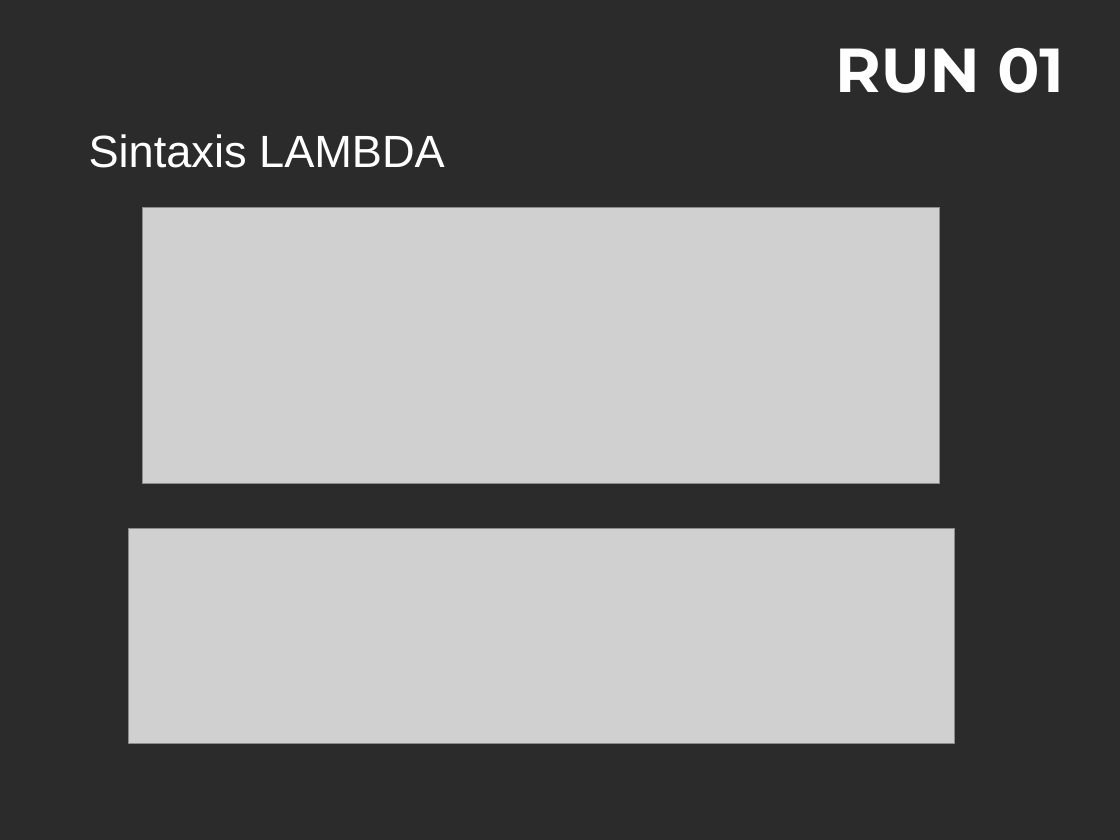
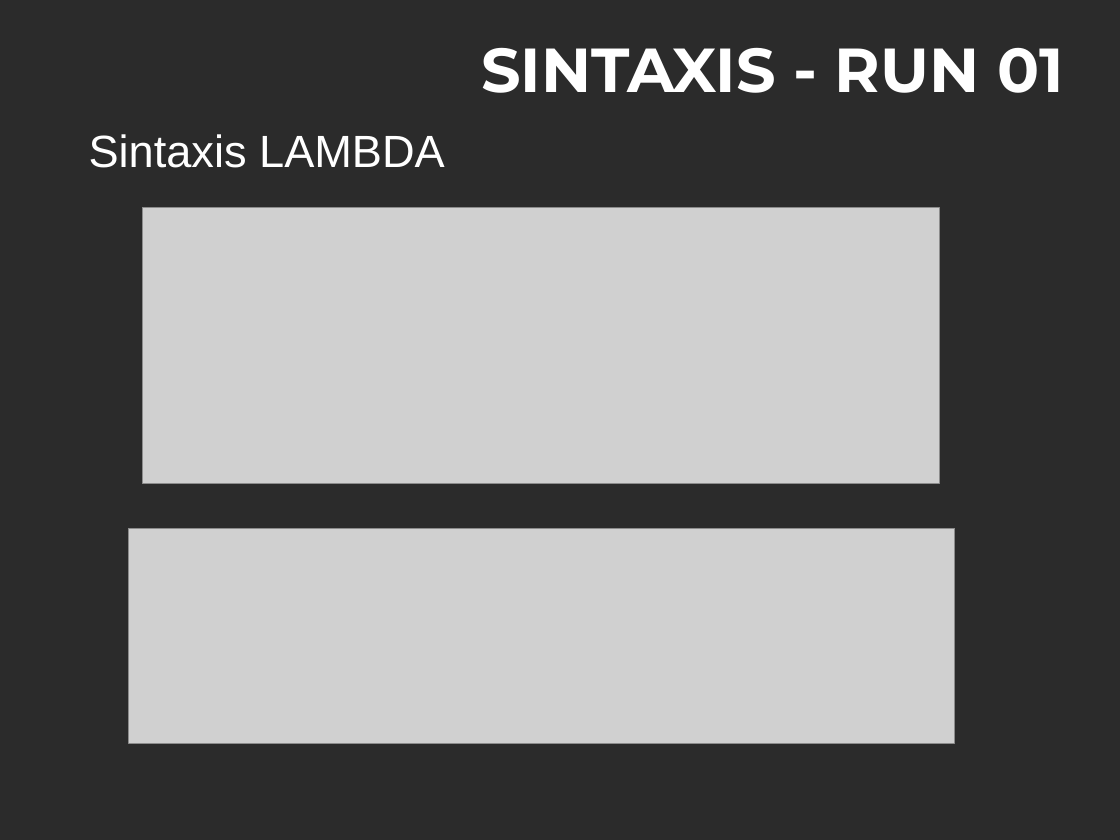
Before and after one commit to yracnet/java-fp, a slide deck: slide 9 of java-fp.odp. Drawn at 1120x840 pixels with LibreOffice and Linux fonts; fonts in the diff are those of the drawing; grey boxes stand for pictures; background and template pictures are left out; a plain dark background stands for a picture behind light text. Boxes give left, top, right and bottom in pixels: in the first picture for what was removed or moved away, otherwise in the second. Text is boxed around its words. In the diff, an @@ line names an element or a change of style, - is before the commit and + after.

```diff
--- a/java-fp.odp
+++ b/java-fp.odp
@@ title at (481, 48, 1063, 93): text changed @@
-RUN 01
+SINTAXIS - RUN 01
```
Also in this commit, not shown: 3 other slides changed, 1 other file.
